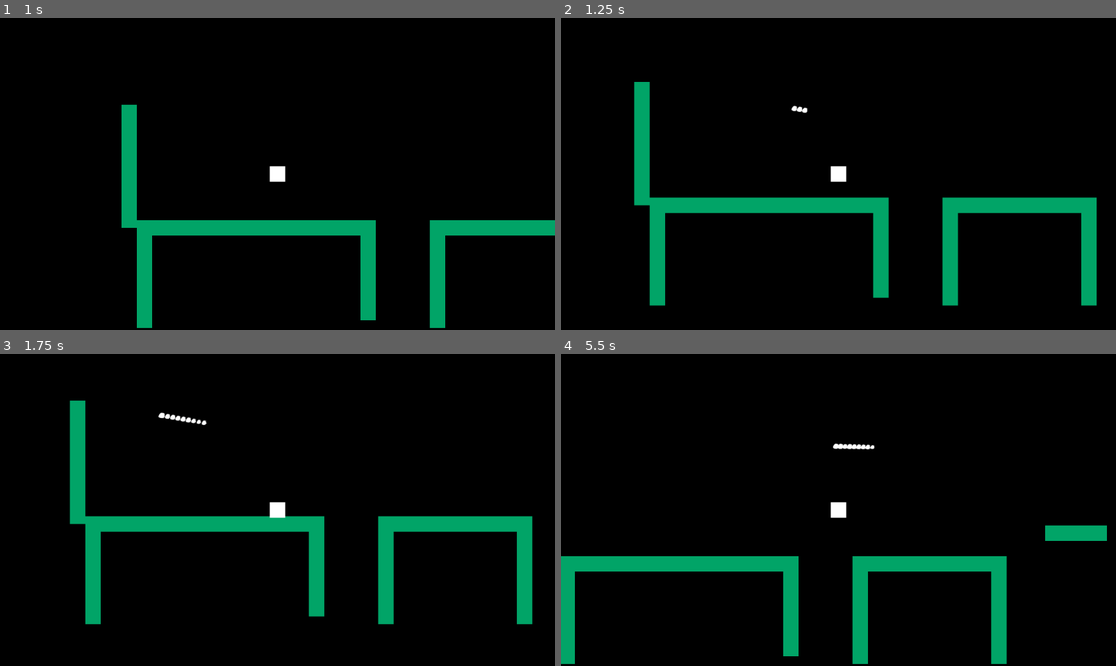
Above: before the commit, frames 1-4 (two rows, left to right).
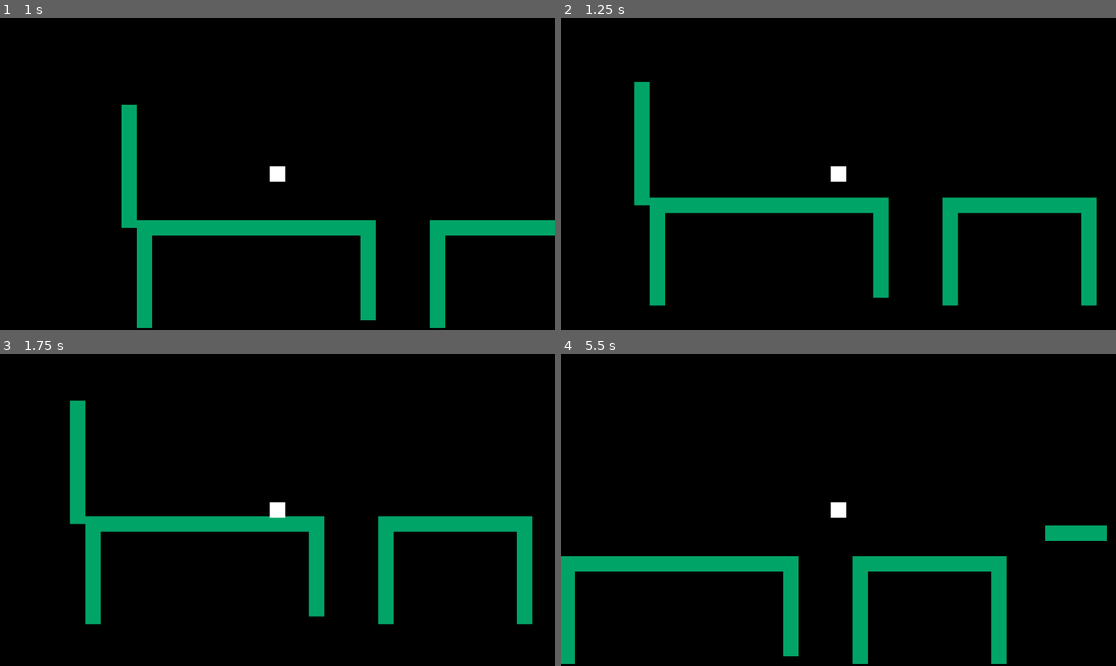
Above: after the commit, the same moments.

Repository: DEVizzent/mermelada-jam-2023
Game: Godot game, scene res://Levels/Level1/Level1.tscn
Two runs of this game, one before a commit and one after it. Both use one fixed random seed, a clock stepped at 60 frames per second and the inputs below.
Inputs (mouse positions are in pixels of both pictures, inside the frame that each line leads up to):
- Up to frame 1 (1 s): tap Enter (ui_accept) at 0.5, 0.77 s; move the mouse to (399, 158) at 0.52 s; hold Right (ui_right) from 0.53 s (still down); click (399, 158) at 0.67 s
- Up to frame 2 (1.25 s): keep holding Right (ui_right)
- Up to frame 3 (1.75 s): release Right (ui_right) at 1.25 s; drag from (166, 525) to (316, 438) at 1.27 s
- Up to frame 4 (5.5 s): move the mouse to (894, 441) at 2.02 s; hold Left (ui_left) 2.03-2.75 s; drag from (810, 572) to (672, 463) at 2.77 s; tap Enter (ui_accept) at 3.5, 3.77, 5 s; move the mouse to (1005, 556) at 3.52 s; hold Right (ui_right) 3.53-4.25 s; drag from (672, 463) to (877, 438) at 4.27 s; move the mouse to (866, 510) at 5.02 s; hold Right (ui_right) from 5.03 s (still down); click (866, 510) at 5.17 s

Frame 1 is identical in both runs. In frame 2, less than 0.1% of the frame differs, in the area x 41-45%, y 28-31%; in frame 3, 0.1%, in the area x 28-38%, y 18-23%; in frame 4, 0.1%.

Commit message:
error kizas

Diff:
--- a/Levels/Level1/Level1.tscn
+++ b/Levels/Level1/Level1.tscn
@@ -57,6 +57,7 @@
 
 [node name="Level1" type="Node2D" groups=["level"]]
 script = ExtResource("1_jfv7o")
+word = "hola"
 
 [node name="TileMap" type="TileMap" parent="."]
 tile_set = SubResource("TileSet_4siov")
